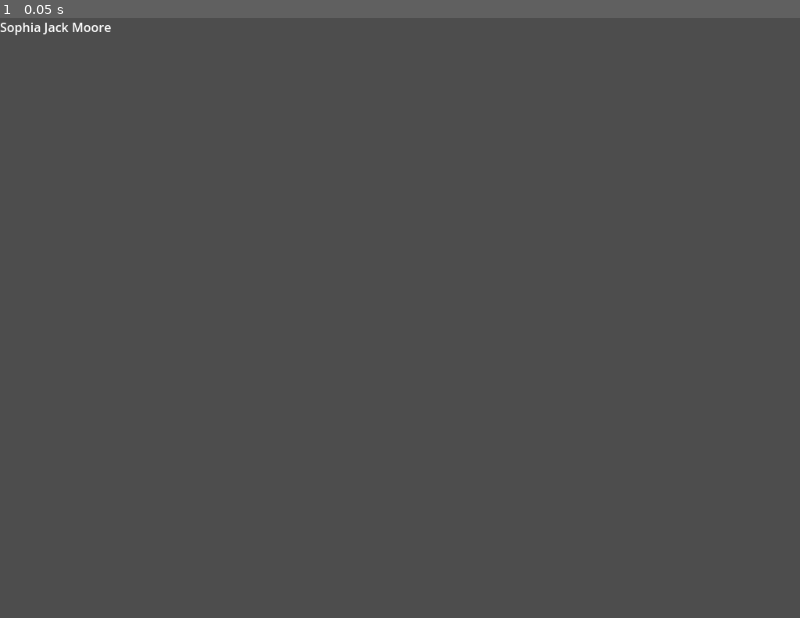
Above: before the commit, frame 1.
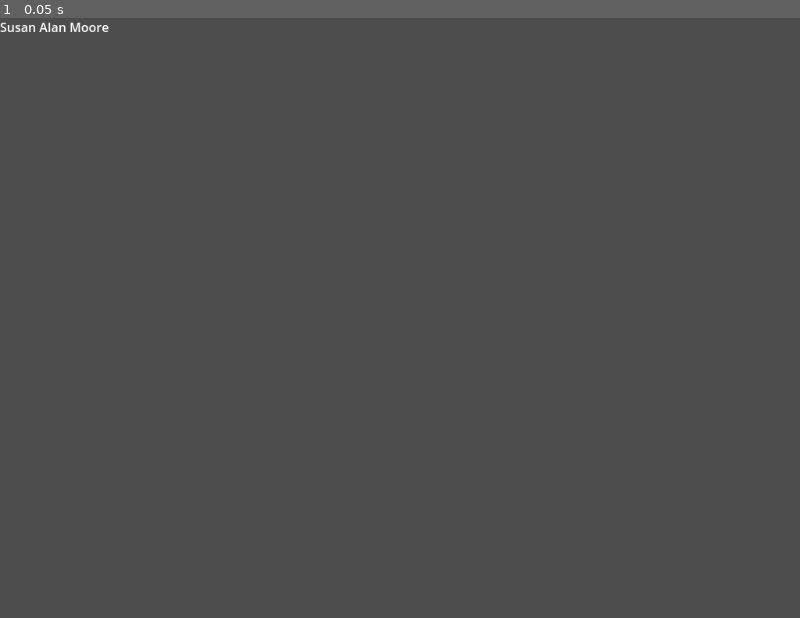
Above: after the commit, the same moment.

Repository: SkullDz/LandlordGame
Game: Godot game, scene res://scenes/main.tscn
Same seed, same stepped clock (60 frames per second), same inputs: the game is played once before the commit and once after it.
Inputs:
- Up to frame 1 (0.05 s): no input

The runs differ from the first frame. In frame 1, 0.1% of the frame differs, in the area x 0-14%, y 0-3%.

Commit message:
Bundled up the typing minigame into a scene because I forgor

Diff:
--- a/scenes/main.tscn
+++ b/scenes/main.tscn
@@ -1,20 +1,9 @@
 [gd_scene load_steps=3 format=3 uid="uid://wqowkdaccyal"]
 
 [ext_resource type="Script" path="res://scripts/main.gd" id="1_nuewp"]
-[ext_resource type="Script" path="res://scripts/typing.gd" id="2_bmkdj"]
+[ext_resource type="PackedScene" uid="uid://bqr10n5eyfmmc" path="res://scenes/typing_minigame.tscn" id="2_i6cdk"]
 
 [node name="Main" type="Node3D"]
 script = ExtResource("1_nuewp")
 
-[node name="Control" type="Control" parent="."]
-layout_mode = 3
-anchors_preset = 0
-offset_right = 328.0
-offset_bottom = 90.0
-script = ExtResource("2_bmkdj")
-
-[node name="RichTextLabel" type="RichTextLabel" parent="Control"]
-layout_mode = 0
-offset_right = 949.0
-offset_bottom = 180.0
-bbcode_enabled = true
+[node name="TypingMinigame" parent="." instance=ExtResource("2_i6cdk")]
--- /dev/null
+++ b/scenes/typing_minigame.tscn
@@ -0,0 +1,16 @@
+[gd_scene load_steps=2 format=3 uid="uid://bqr10n5eyfmmc"]
+
+[ext_resource type="Script" path="res://scripts/typing_minigame.gd" id="1_bhoa0"]
+
+[node name="TypingMinigame" type="Control"]
+layout_mode = 3
+anchors_preset = 0
+offset_right = 328.0
+offset_bottom = 90.0
+script = ExtResource("1_bhoa0")
+
+[node name="RichTextLabel" type="RichTextLabel" parent="."]
+layout_mode = 0
+offset_right = 949.0
+offset_bottom = 180.0
+bbcode_enabled = true
Renamed: scripts/typing.gd -> scripts/typing_minigame.gd
